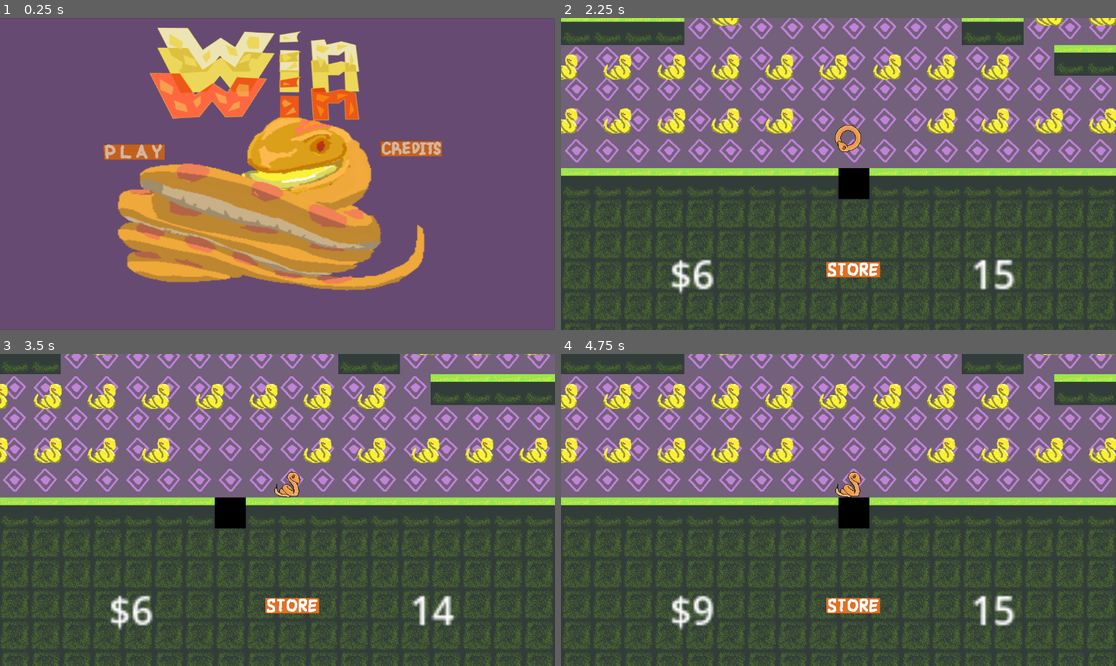
Above: before the commit, frames 1-4 (two rows, left to right).
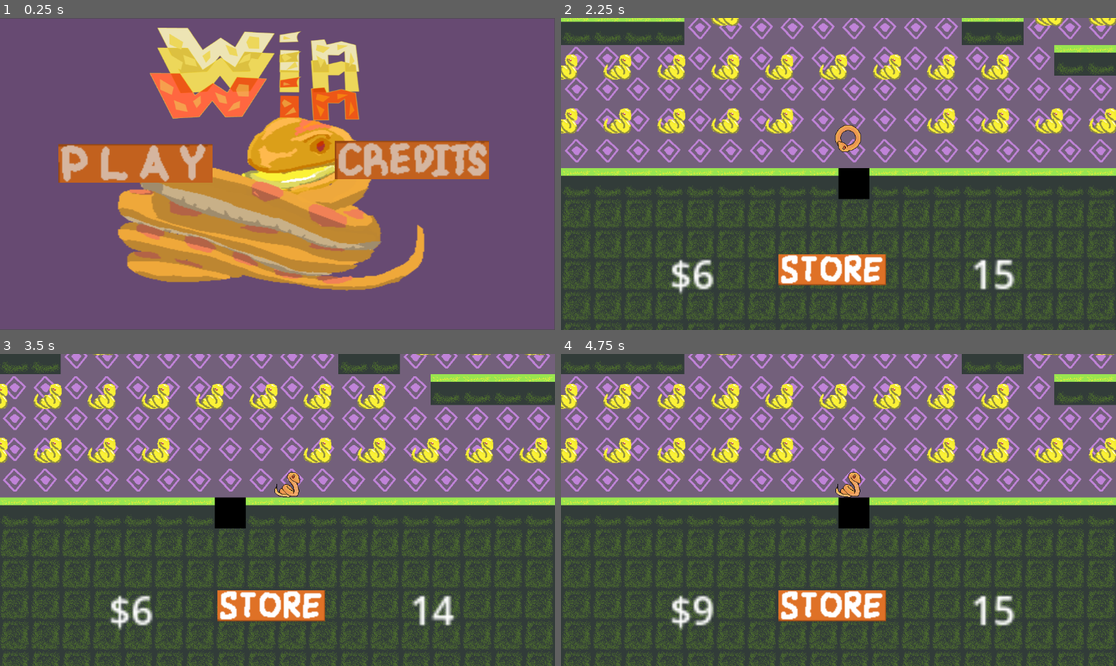
Above: after the commit, the same moments.

Repository: tgruenewald/LD58
Game: Godot game, scene res://scenes/main_menu.tscn
Same seed, same stepped clock (60 frames per second), same inputs: the game is played once before the commit and once after it.
Inputs (mouse positions are in pixels of both pictures, inside the frame that each line leads up to; where the layout moved, square brackets give the same spot in the first picture):
- Up to frame 1 (0.25 s): no input
- Up to frame 2 (2.25 s): click (694, 164) [694, 155] at 0.5 s; tap Enter (ui_accept) at 1.25 s; move the mouse to (960, 158) at 1.27 s; hold D (move_right) 1.28-2 s; hold Z 1.28-2 s; click (960, 158) at 1.42 s; tap Space (jump) at 1.52 s; click (622, 245) at 2 s
- Up to frame 3 (3.5 s): drag from (166, 525) to (266, 485) at 2.77 s
- Up to frame 4 (4.75 s): move the mouse to (894, 441) at 3.52 s; hold A (move_left) 3.53-4.25 s; hold Z 3.53-4.25 s; click (622, 581) at 4.25 s

The runs differ from the first frame. In frame 1, 6.4% of the frame differs, in the area x 10-89%, y 39-53%; in frame 2, 1.8%; in frame 3, 1.8%; in frame 4, 1.8%.

Commit message:
play and credits buttons are bigger

Diff:
--- a/Scripts/main_menu.gd
+++ b/Scripts/main_menu.gd
@@ -1,10 +1,39 @@
 extends Node2D
 @onready var play: TextureButton = $ColorRect/HBoxContainer/Play
 @onready var credits: TextureButton = $ColorRect2/MarginContainer/Credits
+@onready var play_container: ColorRect = $ColorRect
+@onready var credits_container: ColorRect = $ColorRect2
+@onready var hbox: HBoxContainer = $ColorRect/HBoxContainer
+@onready var margin: MarginContainer = $ColorRect2/MarginContainer
 
 
 # Called when the node enters the scene tree for the first time.
 func _ready() -> void:
+	# Disable clipping on all containers so scaled buttons are visible
+	play_container.clip_contents = false
+	credits_container.clip_contents = false
+	hbox.clip_contents = false
+	margin.clip_contents = false
+
+	# Set custom minimum size BEFORE scaling to force the button size
+	play.custom_minimum_size = Vector2(320, 80)  # 128 * 2.5 = 320
+	credits.custom_minimum_size = Vector2(320, 80)  # 128 * 2.5 = 320
+
+	# Set stretch mode to scale
+	play.stretch_mode = TextureButton.STRETCH_SCALE
+	credits.stretch_mode = TextureButton.STRETCH_SCALE
+
+	# Center the containers to center the buttons
+	# Original Play position: -696, -200
+	# Need to shift left by about half the extra width: (320-132)/2 = 94
+	play_container.position = Vector2(-790, -200)
+
+	# Original Credits position: -122, -207
+	# Need to shift left by about half the extra width
+	credits_container.position = Vector2(-216, -207)
+
+	print("Play button custom_minimum_size: ", play.custom_minimum_size)
+	print("Credits button custom_minimum_size: ", credits.custom_minimum_size)
 	pass # Replace with function body.
 
 
--- a/Scripts/ui.gd
+++ b/Scripts/ui.gd
@@ -43,7 +43,8 @@
 		# Adjusted Y position to account for the larger scale
 		money_amount.position = Vector2(center_x - 350, bottom_y - 25)  # Moved further left
 		time_counter.position = Vector2(center_x - 175, bottom_y - 25)  # Moved further left
-		store_button.position = Vector2(center_x - 25, bottom_y)  # Moved left to balance the group
+		# Store button is now 2x scale (200x100 pixels), so shift left by 100 to center it
+		store_button.position = Vector2(center_x - 125, bottom_y - 25)  # Adjusted for larger button size
 
 	# Add hover effect to store button
 	if store_button.is_hovered():
--- a/project.godot
+++ b/project.godot
@@ -26,11 +26,6 @@
 window/handheld/orientation/portrait=false
 window/handheld/orientation/landscape=true
 
-[rendering]
-
-renderer/rendering_method="gl_compatibility"
-renderer/rendering_method.mobile="gl_compatibility"
-
 [input]
 
 move_left={
--- a/scenes/ui.tscn
+++ b/scenes/ui.tscn
@@ -11,7 +11,7 @@
 offset_top = 550.0
 offset_right = 350.0
 offset_bottom = 600.0
-scale = Vector2(4.0, 4.0)
+scale = Vector2(4, 4)
 text = "$0"
 metadata/_edit_use_anchors_ = true
 
@@ -20,7 +20,7 @@
 offset_top = 550.0
 offset_right = 600.0
 offset_bottom = 600.0
-scale = Vector2(4.0, 4.0)
+scale = Vector2(4, 4)
 horizontal_alignment = 1
 
 [node name="Timer" type="Timer" parent="."]
@@ -28,10 +28,11 @@
 ignore_time_scale = true
 
 [node name="StoreButton" type="TextureButton" parent="."]
-offset_left = 650.0
-offset_top = 550.0
-offset_right = 750.0
-offset_bottom = 600.0
+offset_left = 450.0
+offset_top = 500.0
+offset_right = 550.0
+offset_bottom = 550.0
+scale = Vector2(2, 2)
 texture_normal = ExtResource("2_store")
 texture_hover = ExtResource("2_store")
 stretch_mode = 5
Not shown: 1 places in scenes/ui.tscn that only renumber resources
